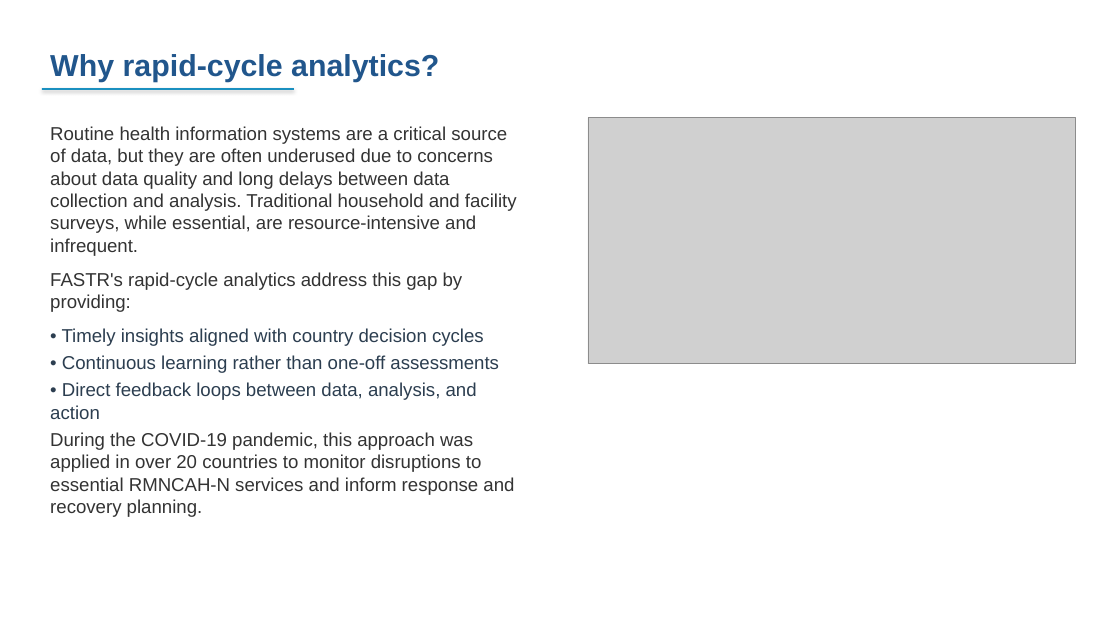
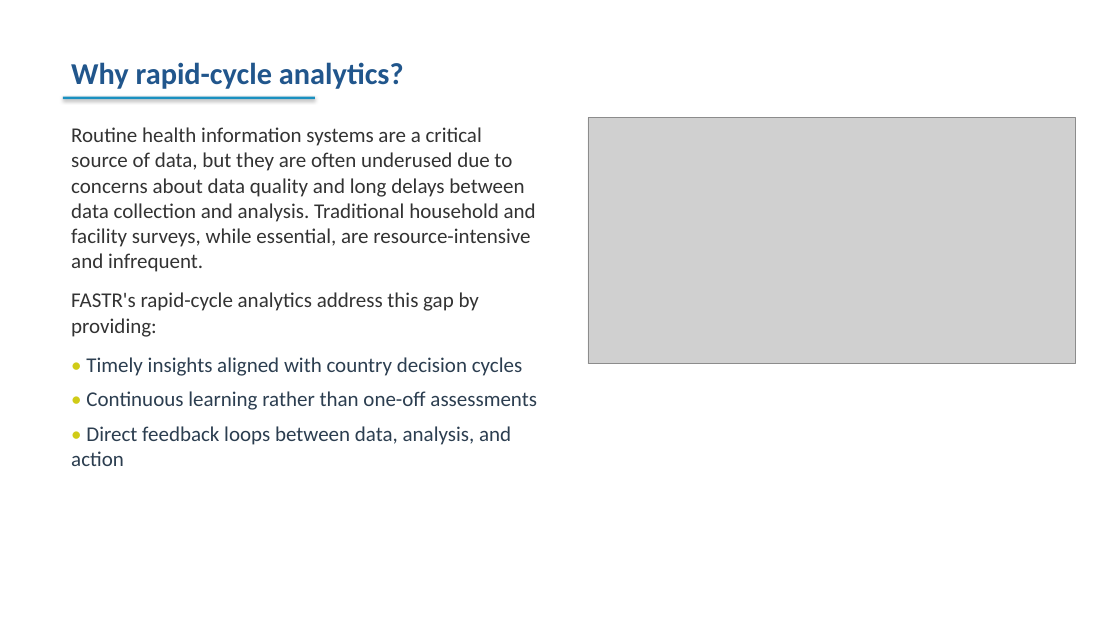
Before and after one commit to FASTR-Analytics/fastr-resource-hub, a slide deck: slide 13 of outputs/2026-zambia_deck.pptx. Drawn at 1120x630 pixels with LibreOffice and Linux fonts; fonts in the diff are those of the drawing; grey boxes stand for pictures. Boxes give left, top, right and bottom in pixels: in the first picture for what was removed or moved away, otherwise in the second. Text is boxed around its words. In the diff, an @@ line names an element or a change of style, - is before the commit and + after.

```diff
--- a/outputs/2026-zambia_deck.pptx
+++ b/outputs/2026-zambia_deck.pptx
@@ text "Why rapid-cycle analytics?": place and size @@
-text "Why rapid-cycle analytics?" at (50,54,439,82)
+text "Why rapid-cycle analytics?" at (71,62,404,89)
@@ text "Why rapid-cycle analytics?" at (71,62,404,89): font Arial to Calibri @@
@@ text "Routine health information systems are ...": place and size @@
-text "Routine health information systems are ..." at (50,126,517,517)
+text "Routine health information systems are ..." at (71,127,537,466)
@@ text "Routine health information systems are ..." at (71,127,537,466): size 16 to 18 pt, font Arial to Calibri; text colour #2C3E50 to #D0CB17 in "•", "•", "•"; more space between paragraphs @@
@@ rectangle: place and size @@
-rectangle at (42,88,294,90)
+rectangle at (63,97,315,99)
@@ text at (50,432,514,517): paragraph removed @@
-During the COVID-19 pandemic, this approach was applied in over 20 countries to monitor disruptions to essential RMNCAH-N services and inform response and recovery planning.
```
Also in this commit, not shown: 94 other slides changed, 34 slides added, 19 slides removed, 47 other files.
